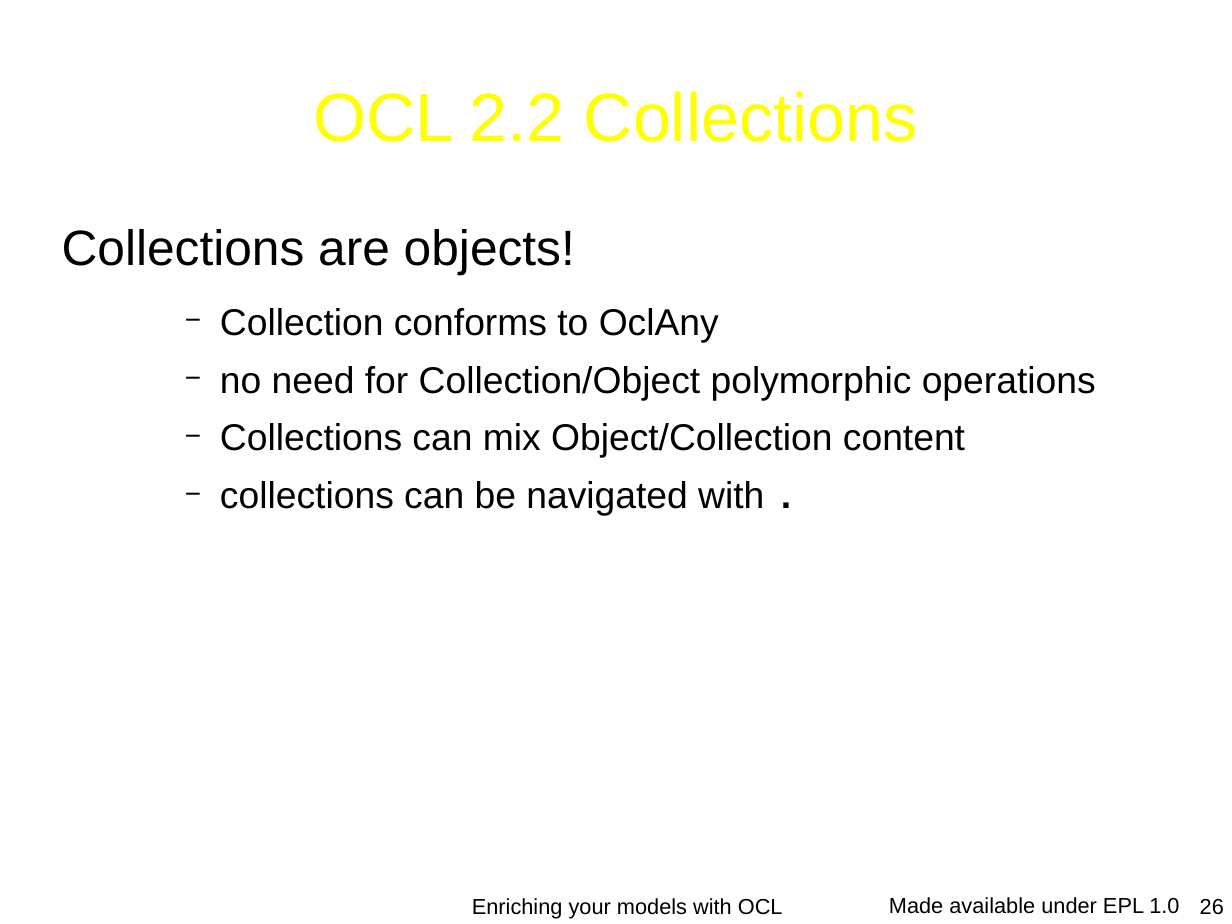
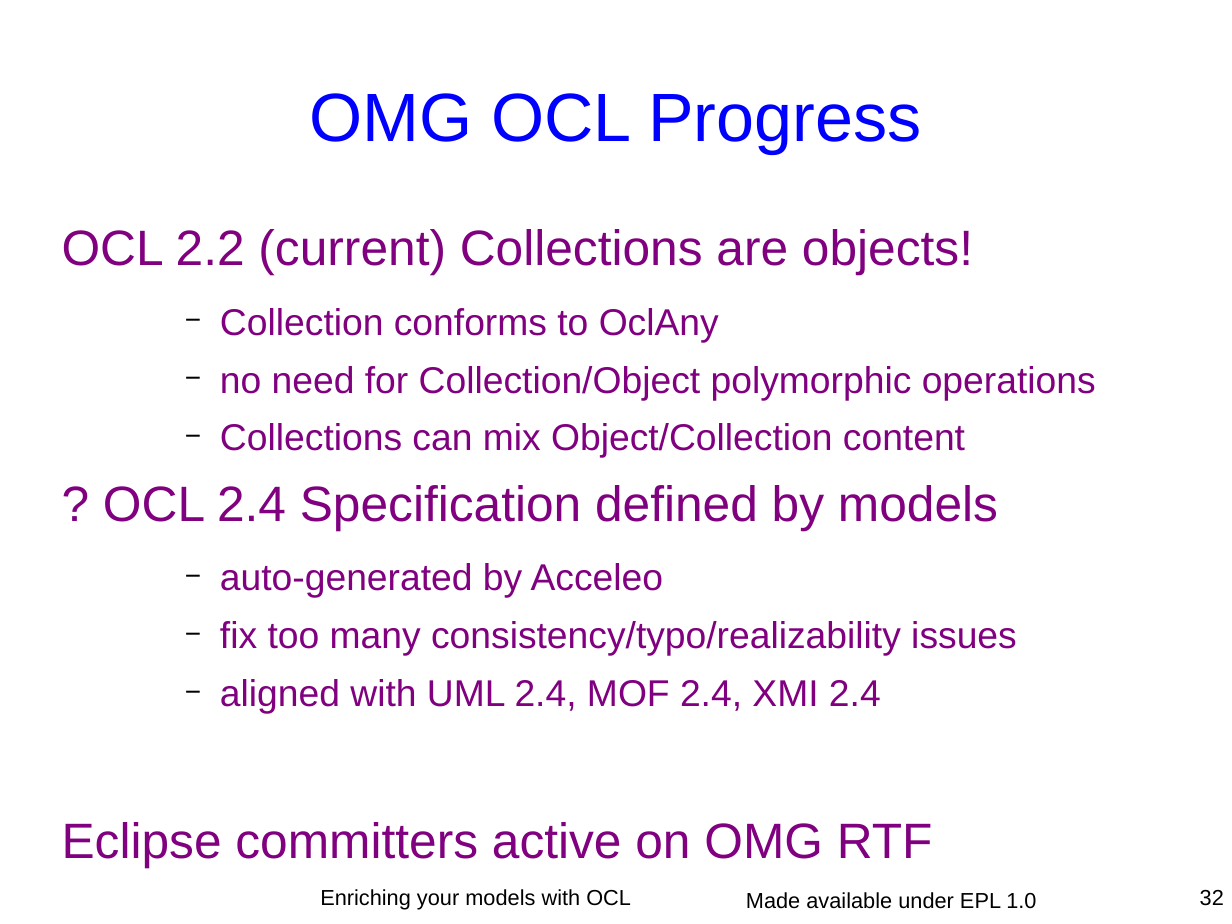
Before and after one commit to eclipse-ocl/ocl-website, a slide deck: slide 32 of ocl/docs/publications/ESE2010LongTalk/EnrichingWithOCL.odp (slide 26 before the commit). Drawn at 1232x924 pixels with LibreOffice and Linux fonts; fonts in the diff are those of the drawing; background and template pictures are left out. Boxes give left, top, right and bottom in pixels: in the first picture for what was removed or moved away, otherwise in the second. Text is boxed around its words. In the diff, an @@ line names an element or a change of style, - is before the commit and + after.

```diff
--- a/ocl/docs/publications/ESE2010LongTalk/EnrichingWithOCL.odp
+++ b/ocl/docs/publications/ESE2010LongTalk/EnrichingWithOCL.odp
@@ title at [310, 93, 921, 153]: text changed; text colour #FFFF00 to #0000FF @@
-OCL 2.2 Collections
+OMG OCL Progress
@@ text at [62, 229, 973, 275]: text changed; text colour #000000 to #800080 @@
-Collections are objects!
+OCL 2.2 (current) Collections are objects!
@@ text at [220, 308, 1096, 458]: text colour #000000 to #800080 in "Collection conforms to OclAny", "no need for Collection/Object polymorphic operations", "Collections can mix Object/Collection content" @@
@@ text at [62, 485, 1017, 867]: text changed; text colour #000000 to #800080 @@
-    − collections can be navigated with .
+? OCL 2.4 Specification defined by models
+    − auto-generated by Acceleo
+    − fix too many consistency/typo/realizability issues
+    − aligned with UML 2.4, MOF 2.4, XMI 2.4
+Eclipse committers active on OMG RTF
@@ text "Enriching your models with OCL": place and size @@
-text "Enriching your models with OCL" at [472, 898, 783, 918]
+text "Enriching your models with OCL" at [320, 889, 631, 910]
@@ text "Made available under EPL 1.0": place and size @@
-text "Made available under EPL 1.0" at [889, 897, 1179, 914]
+text "Made available under EPL 1.0" at [746, 892, 1036, 909]
@@ page number removed at [1200, 899, 1224, 915] @@
-26
@@ page number added at [1200, 890, 1224, 906], 14 pt, text #000000 @@
+32
```
Also in this commit, not shown: 42 other slides changed, 6 slides added, 9 slides removed, 13 other files.
